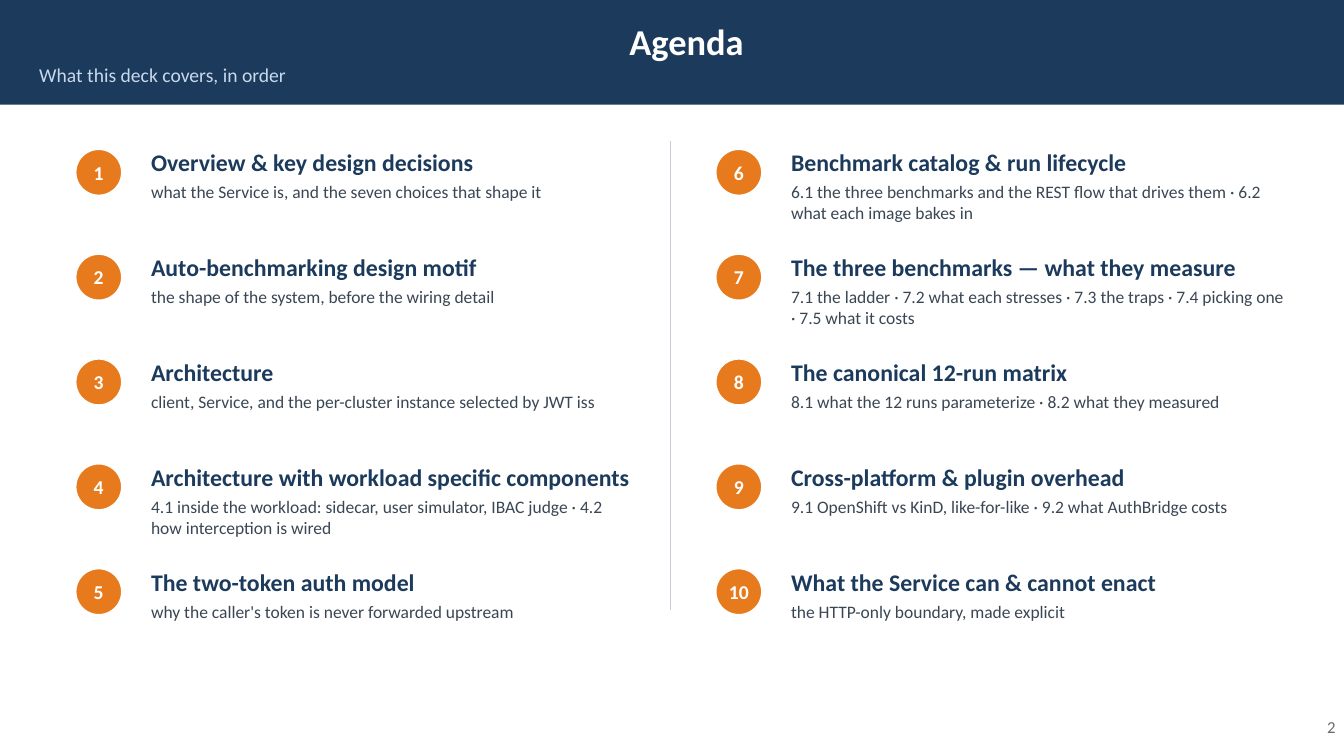
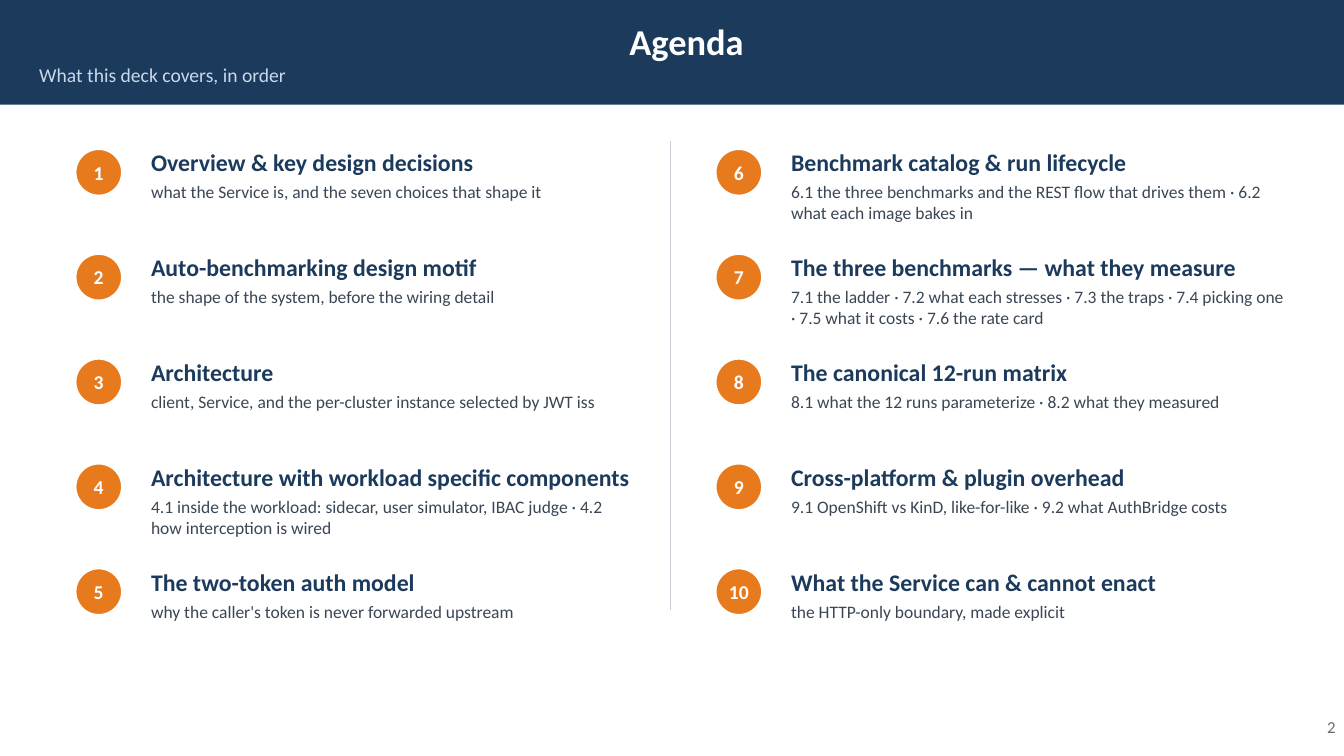
Before and after one commit to rossoctl/autobench, a slide deck: slide 2 of docs/AutoBench.pptx. Drawn at 1344x756 pixels with LibreOffice and Linux fonts; fonts in the diff are those of the drawing. Boxes give left, top, right and bottom in pixels: in the first picture for what was removed or moved away, otherwise in the second. Text is boxed around its words. In the diff, an @@ line names an element or a change of style, - is before the commit and + after.

```diff
--- a/docs/AutoBench.pptx
+++ b/docs/AutoBench.pptx
@@ text at [791, 291, 1283, 324]: text changed @@
-7.1 the ladder · 7.2 what each stresses · 7.3 the traps · 7.4 picking one · 7.5 what it costs
+7.1 the ladder · 7.2 what each stresses · 7.3 the traps · 7.4 picking one · 7.5 what it costs · 7.6 the rate card
```
Also in this commit, not shown: 9 other slides changed, 1 slide added, 6 other files.
